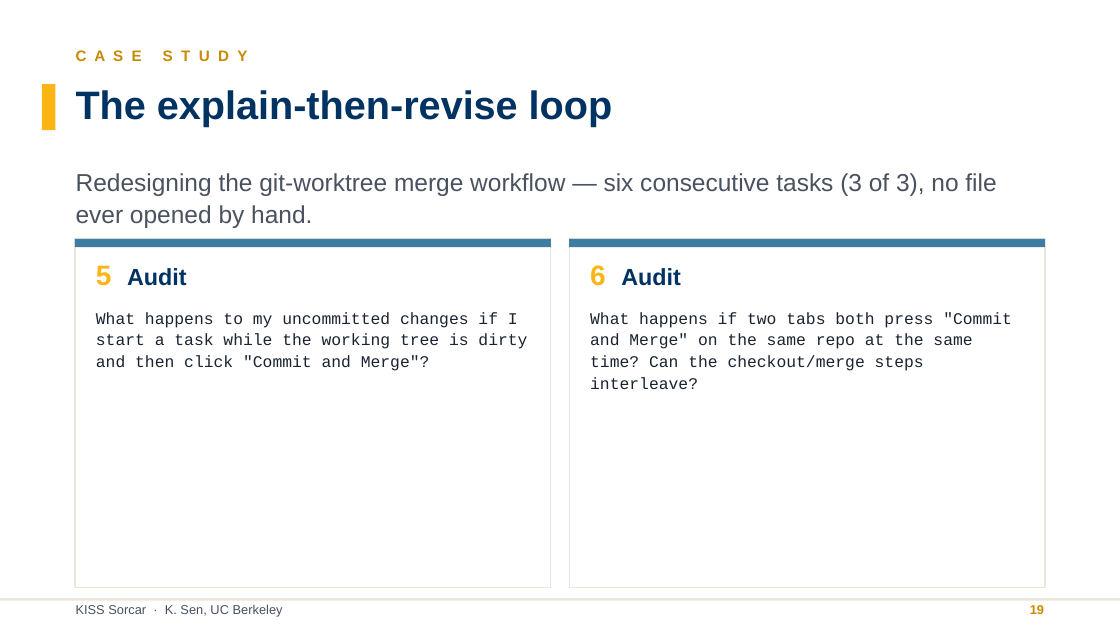
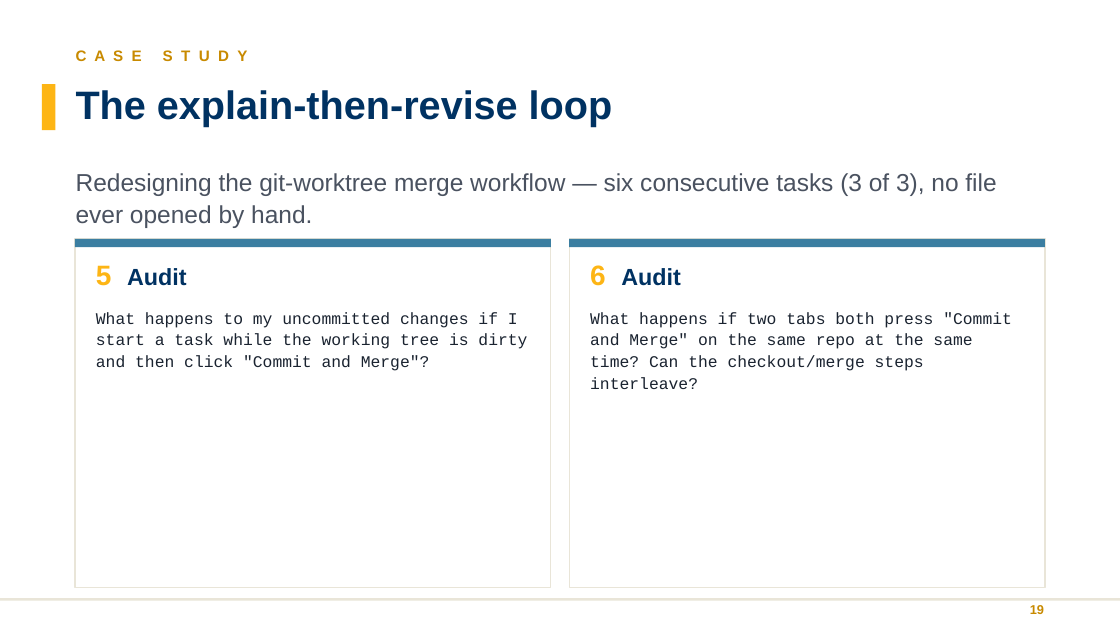
Before and after one commit to ksenxx/kiss_ai, a slide deck: slide 12 of papers/sekisssorcar/se_kiss_sorcar_slides.pptx (slide 15 before the commit). Drawn at 1120x630 pixels with LibreOffice and Linux fonts; fonts in the diff are those of the drawing. Boxes give left, top, right and bottom in pixels: in the first picture for what was removed or moved away, otherwise in the second. Text is boxed around its words. In the diff, an @@ line names an element or a change of style, - is before the commit and + after.

Commit message:
docs: update SE KISS SORCAR slides

```diff
--- a/papers/sekisssorcar/se_kiss_sorcar_slides.pptx
+++ b/papers/sekisssorcar/se_kiss_sorcar_slides.pptx
@@ text removed at <box>76,604,283,617</box> @@
-KISS Sorcar · K. Sen, UC Berkeley
```
Also in this commit, not shown: 6 other slides changed, 1 slide added, 8 slides removed.
